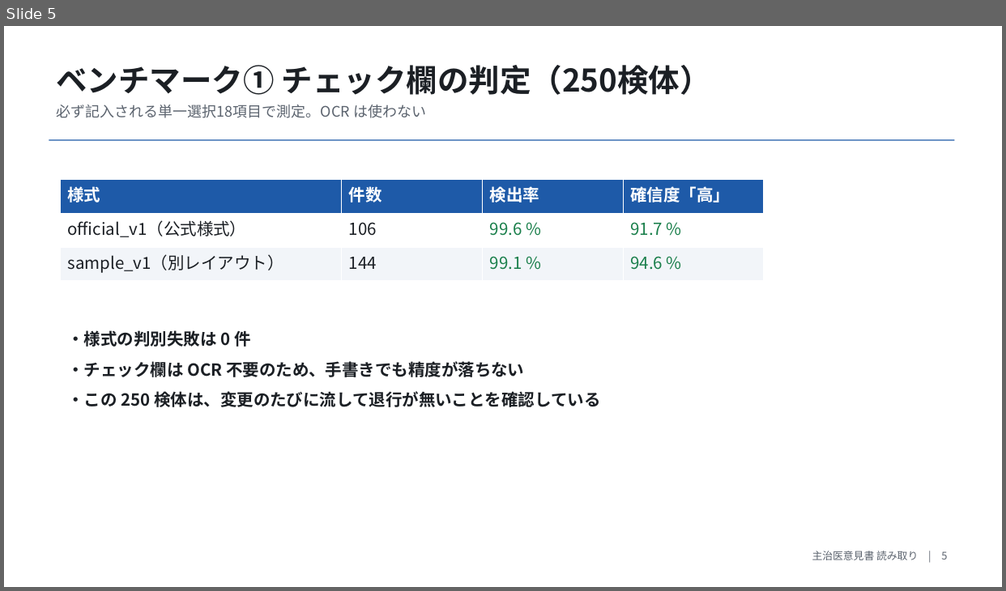
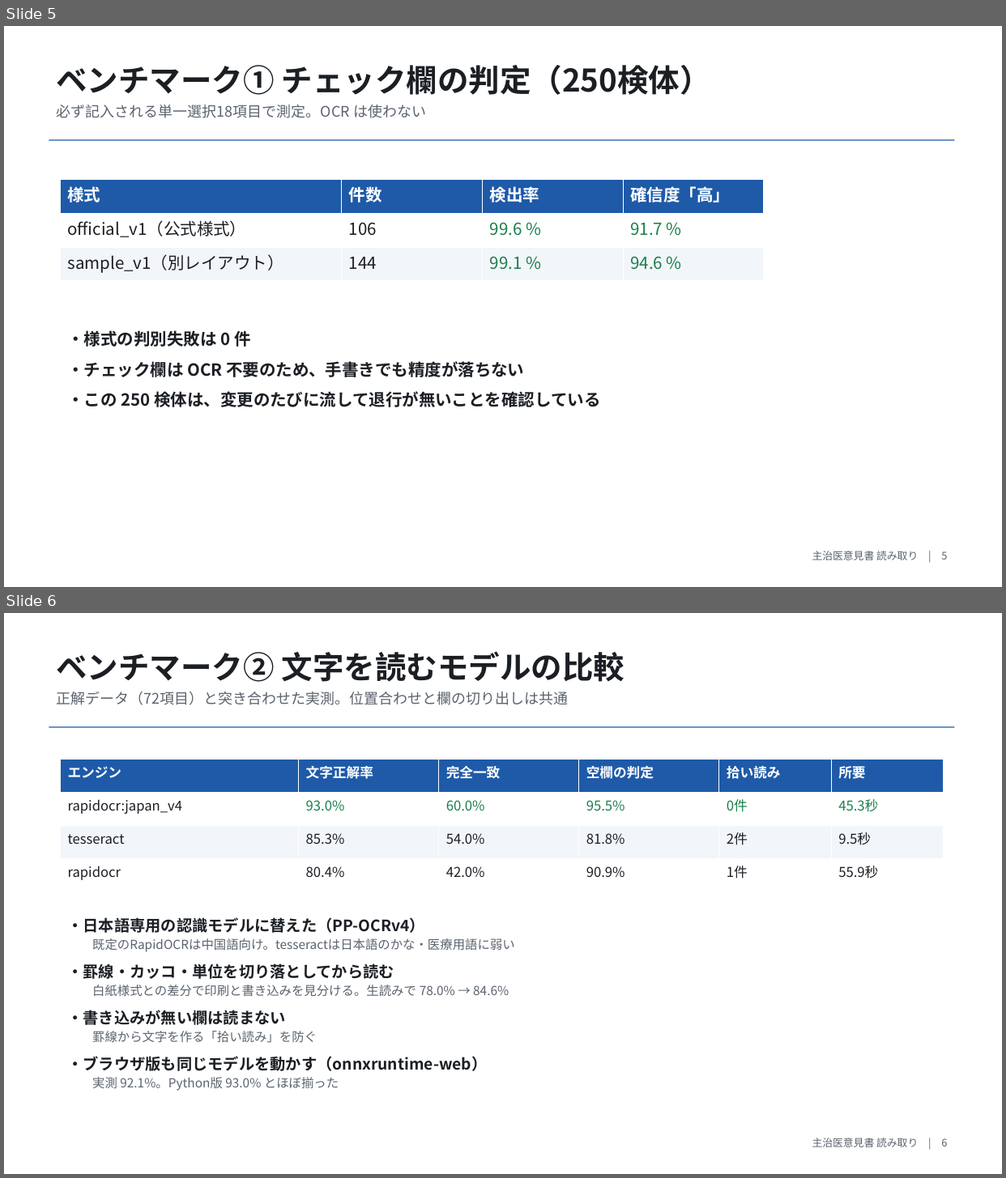
Before and after one commit to masarusanuki/ikensho-ocr, a slide deck: docs/主治医意見書読み取り_概要.pptx. Shown one above the other, each under a label of ours: slide 5 before the commit, slides 5 and 6 after it. The pictures are 1006x591 and 1006x1178 pixels, drawn with LibreOffice and Linux fonts; fonts in the diff are those of the drawing. Boxes give left, top, right and bottom in pixels: in the first picture for what was removed or moved away, otherwise in the second. Text is boxed around its words. In the diff, an @@ line names an element or a change of style, - is before the commit and + after.

```diff
--- a/docs/主治医意見書読み取り_概要.pptx
+++ b/docs/主治医意見書読み取り_概要.pptx
@@ slide 6 added at (4, 613, 1002, 1174), background #FFFFFF @@
@@ text added at (56, 651, 624, 705), 14 pt, text #5B636E @@
+ベンチマーク② 文字を読むモデルの比較
+正解データ（72項目）と突き合わせた実測。位置合わせと欄の切り出しは共通
@@ rectangle added at (49, 726, 955, 727), fill #1E5AA8 @@
@@ table added at (60, 759, 943, 892), 4 rows, 6 columns @@
+エンジン | 文字正解率 | 完全一致 | 空欄の判定 | 拾い読み | 所要
+rapidocr:japan_v4 | 93.0% | 60.0% | 95.5% | 0件 | 45.3秒
+tesseract | 85.3% | 54.0% | 81.8% | 2件 | 9.5秒
+rapidocr | 80.4% | 42.0% | 90.9% | 1件 | 55.9秒
@@ text added at (67, 918, 515, 1091), 12 pt, text #5B636E @@
+・日本語専用の認識モデルに替えた（PP-OCRv4）
+既定のRapidOCRは中国語向け。tesseractは日本語のかな・医療用語に弱い
+・罫線・カッコ・単位を切り落としてから読む
+白紙様式との差分で印刷と書き込みを見分ける。生読みで 78.0% → 84.6%
+・書き込みが無い欄は読まない
+罫線から文字を作る「拾い読み」を防ぐ
+・ブラウザ版も同じモデルを動かす（onnxruntime-web）
+実測 92.1%。Python版 93.0% とほぼ揃った
@@ text added at (812, 1138, 947, 1148), 10 pt, text #5B636E @@
+主治医意見書 読み取り | 6
```
Also in this commit, not shown: 2 slides changed, 1 slide removed, 26 other files.
